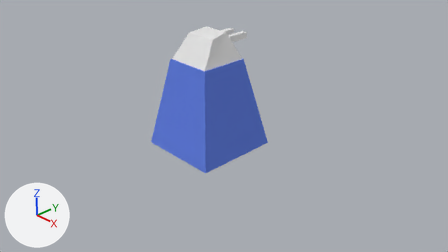
Renders of the Blender file unity_project/Assets/models/towers/guntower_simple/guntower_s.blend from each side of a commit.
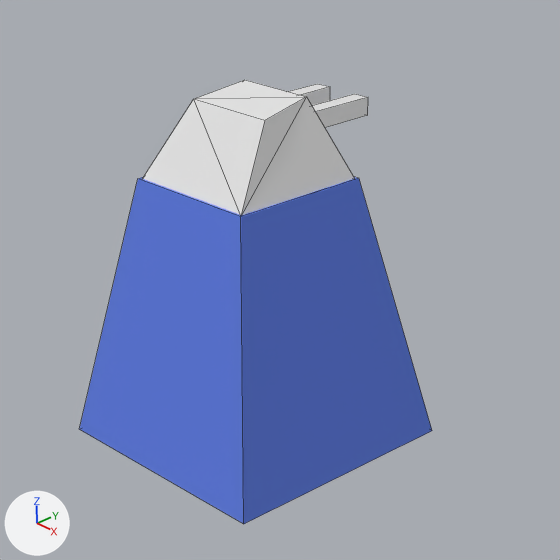
Old and new are each drawn from the file's camera 'Camera' and again close up on the part from 28% to 69% of the width and 0% to 74% of the height. Arrows for +X, +Y and +Z are at lower left; the lights stay in place. The close-ups show mesh edges as thin lines.

The scene before the commit, as lines of its bpy script (objects in view):
```python
me_cube = bpy.data.meshes.new('Cube')
me_cube.from_pydata([(0.95, 0.95, 0.0), (0.95, -0.95, 0.0), (-0.95, -0.95, 0.0), (-0.95, 0.95, 0.0), (0.55, 0.55, 2.0), (0.55, -0.55, 2.0), (-0.55, -0.55, 2.0), (-0.55, 0.55, 2.0)], [], [(0, 1, 2, 3), (4, 7, 6, 5), (0, 4, 5, 1), (1, 5, 6, 2), (2, 6, 7, 3), (4, 0, 3, 7)])
me_cube.materials.append(mat_blue)  # blue #6683e7
me_cube_001 = bpy.data.meshes.new('Cube.001')
me_cube_001.from_pydata(...)  # 8 vertices, 12 faces; spans x -0.53..0.53, y -0.53..0.53, z 1.993..2.591
me_cube_004 = bpy.data.meshes.new('Cube.004')
me_cube_004.from_pydata(...)  # a box spanning x 0.138..0.271, y 0.124..0.918, z 2.319..2.451
ob_base = bpy.data.objects.new('base', me_cube)
ob_base.location = (0.0, 0.0, 0.0)
ob_gun_r = bpy.data.objects.new('gun_R', me_cube_004)
ob_gun_r.location = (0.0, 0.0, 0.0)
ob_top = bpy.data.objects.new('top', me_cube_001)
ob_top.location = (0.0, 0.0, 0.0)
```
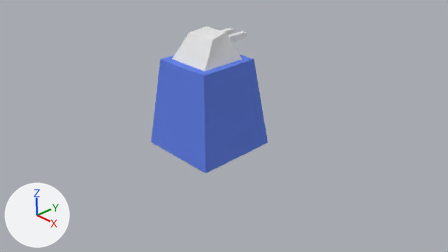
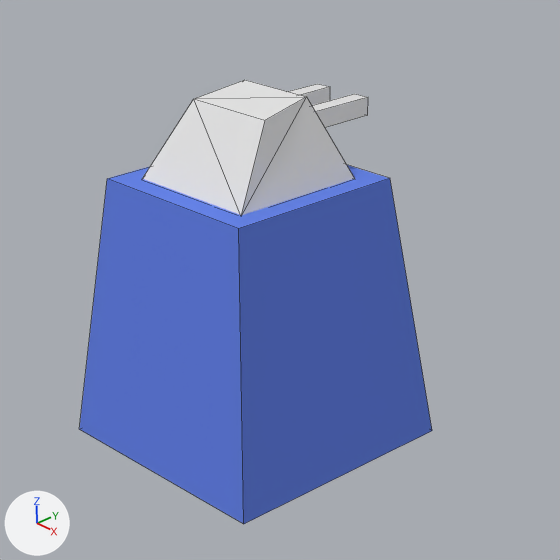
Commit message: scaled tower bases to match

The change, as a list of edits to the scene's bpy script:
```text
Change me_cube:
    where me_cube.from_pydata(...)  # 8 vertices, 6 faces; spans x -0.95..0.95, y -0.95..0.95, z 0.0..2.0
    used by ob_base; location = (0.0, 0.0, 0.0)
    me_cube part 1
    me_cube.vertices[4].co: (0.55, 0.55, 2.0) -> (0.7, 0.7, 2.0)  # pixel (359, 178) -> pixel (390, 178)
    me_cube.vertices[5].co: (0.55, -0.55, 2.0) -> (0.7, -0.7, 2.0)  # pixel (240, 216) -> pixel (238, 228)
    me_cube.vertices[6].co: (-0.55, -0.55, 2.0) -> (-0.7, -0.7, 2.0)  # pixel (137, 178) -> pixel (107, 178)
    me_cube.vertices[7].co: (-0.55, 0.55, 2.0) -> (-0.7, 0.7, 2.0)
```

Location of each change, [x1, y1, x2, y2] in pixels of the close-ups (560 x 560 px):
'base', reshaped
    before: [79, 177, 432, 524]
    after: [79, 165, 432, 524]
